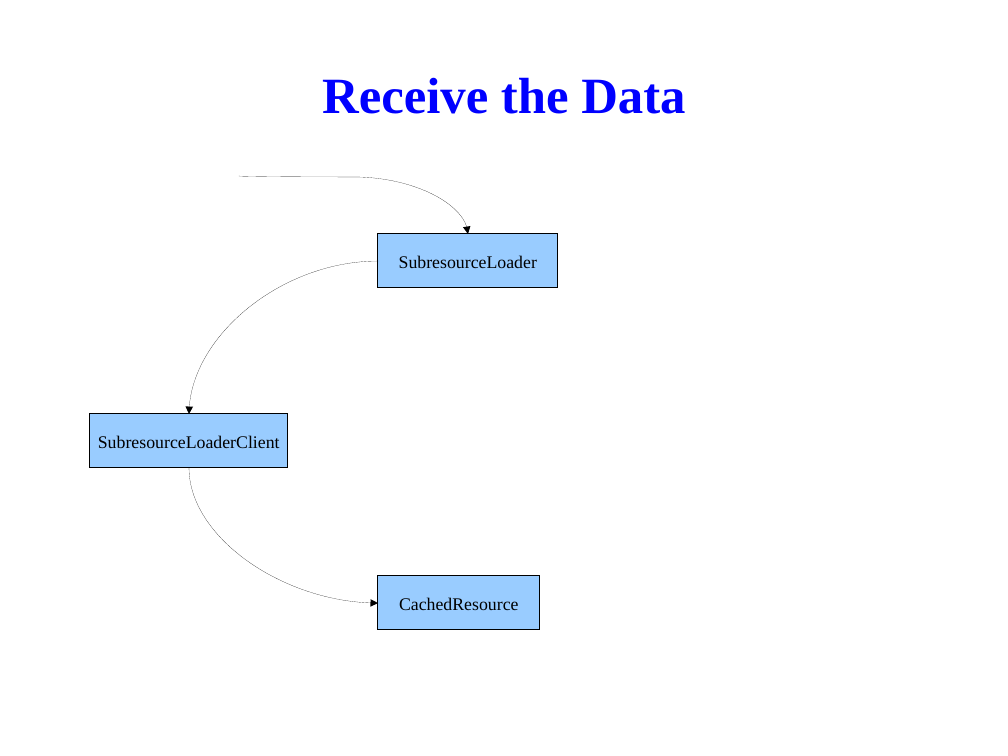
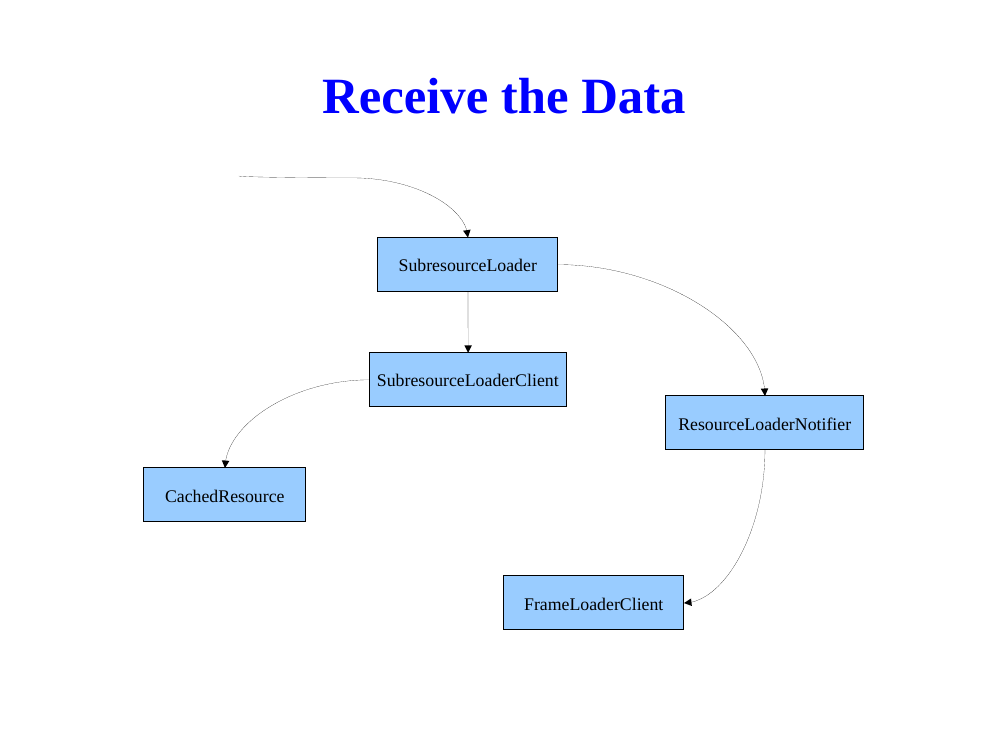
Before and after one commit to tsaicw/browser_research, a slide deck: slide 54 of WebKit/WebKit.odp (slide 51 before the commit). Drawn at 1008x756 pixels with LibreOffice and Linux fonts; fonts in the diff are those of the drawing; background and template pictures are left out. Boxes give left, top, right and bottom in pixels: in the first picture for what was removed or moved away, otherwise in the second. Text is boxed around its words. In the diff, an @@ line names an element or a change of style, - is before the commit and + after.

Commit message:
[WebKit]   Finish the pages about the flow of subresource loading.   Add the "CachedResource" and "CachedResourceClient" pages.   Add the "Network Communication" page.

```diff
--- a/WebKit/WebKit.odp
+++ b/WebKit/WebKit.odp
@@ curved arrow moved from (239, 176) - (468, 234) to (239, 176) - (468, 238) @@
@@ rectangle "SubresourceLoader" moved from (x1=378, y1=234, x2=558, y2=288) to (x1=378, y1=238, x2=558, y2=292) @@
@@ curved arrow moved from (189, 468) - (378, 603) to (558, 264) - (766, 396) @@
@@ arrow added from (468, 292) to (468, 353), #000000 0 pt @@
@@ rectangle "SubresourceLoaderClient" moved from (x1=90, y1=414, x2=288, y2=468) to (x1=370, y1=353, x2=568, y2=407) @@
@@ curved arrow moved from (378, 261) - (189, 414) to (370, 380) - (225, 468) @@
@@ rectangle added at (x1=666, y1=396, x2=864, y2=450), fill #99CCFF, outline #000000 0 pt, 14 pt, text #000000 @@
+ResourceLoaderNotifier
@@ rectangle "CachedResource" moved from (x1=378, y1=576, x2=540, y2=630) to (x1=144, y1=468, x2=306, y2=522) @@
@@ curved arrow added from (766, 450) to (684, 603), #000000 0 pt @@
@@ rectangle added at (x1=504, y1=576, x2=684, y2=630), fill #99CCFF, outline #000000 0 pt, 14 pt, text #000000 @@
+FrameLoaderClient
```
Also in this commit, not shown: 11 other slides changed, 2 slides added, 1 slide removed.
